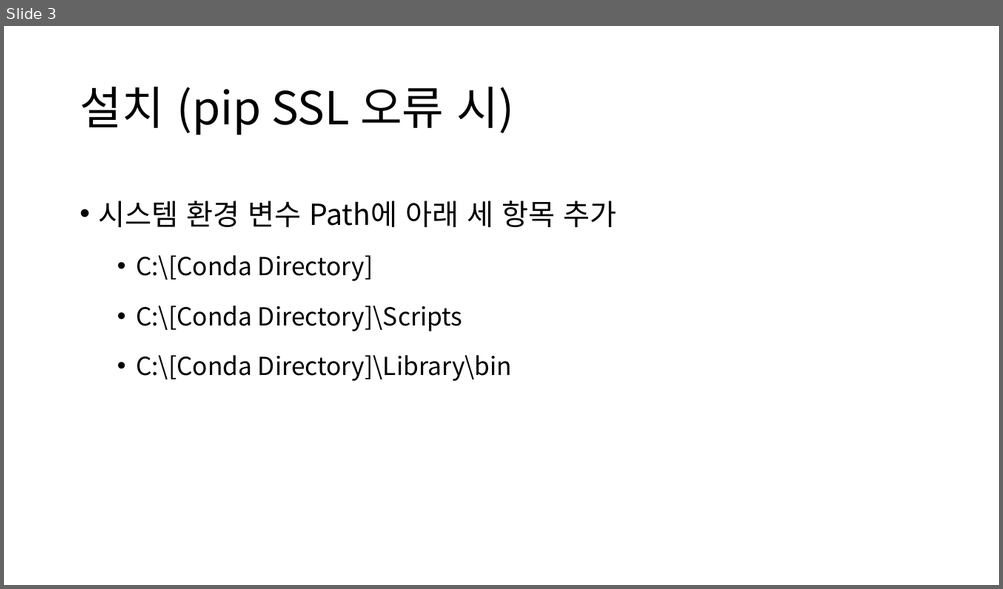
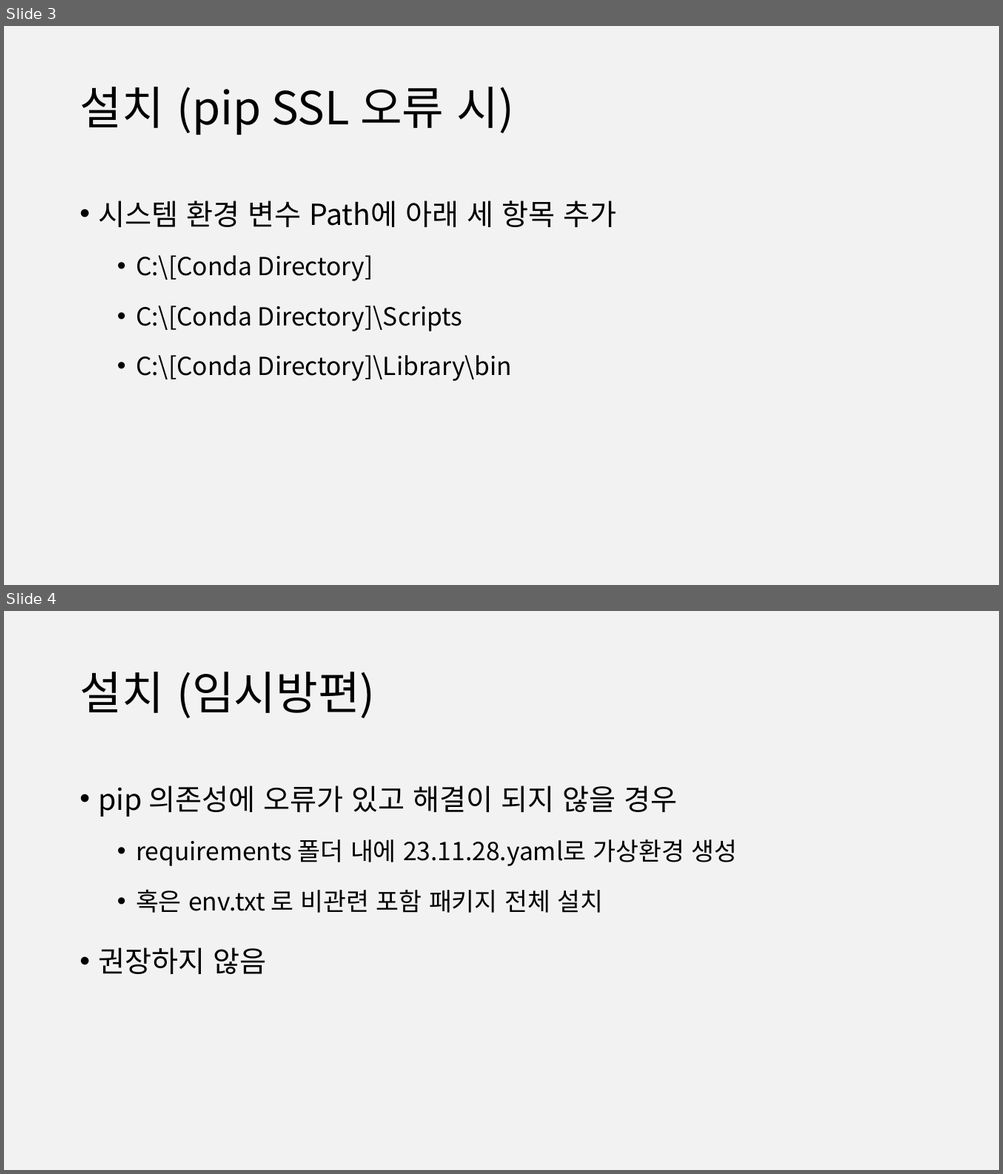
Before and after one commit to cid2rrrr/DRUMMM, a slide deck: 청음지능 인수인계.pptx. Shown one above the other, each under a label of ours: slide 3 before the commit, slides 3 and 4 after it. The pictures are 1003x589 and 1003x1174 pixels, drawn with LibreOffice and Linux fonts; fonts in the diff are those of the drawing. Boxes give left, top, right and bottom in pixels: in the first picture for what was removed or moved away, otherwise in the second. Text is boxed around its words. In the diff, an @@ line names an element or a change of style, - is before the commit and + after.

```diff
--- a/청음지능 인수인계.pptx
+++ b/청음지능 인수인계.pptx
@@ slide 4 added at (4,611,999,1170), background #F2F2F2 @@
@@ title added at (79,672,375,718), 44 pt, text #000000 @@
+설치 (임시방편)
@@ text added at (99,786,737,974), 24 pt, text #000000 @@
+• pip 의존성에 오류가 있고 해결이 되지 않을 경우
+  • requirements 폴더 내에 23.11.28.yaml로 가상환경 생성
+  • 혹은 env.txt 로 비관련 포함 패키지 전체 설치
+• 권장하지 않음
```
Also in this commit, not shown: 16 other slides changed, 1 other slide added, 2 other files.
